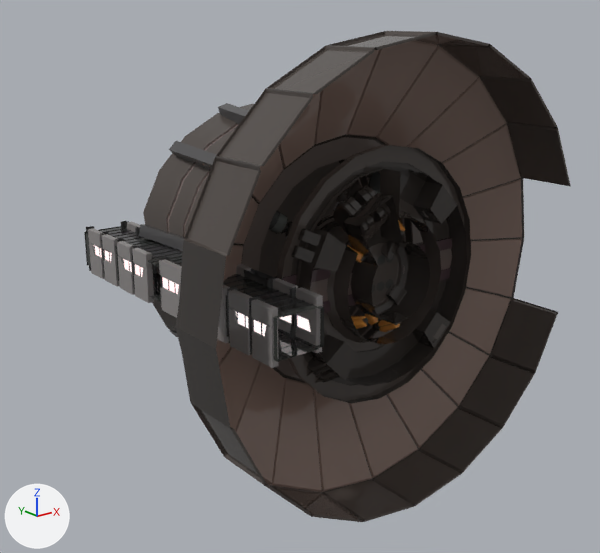
The FBX model Pogplant/Pogplant Driver/Resources/Models/Environment/Level_02_Segment_07.fbx, before and after one commit.
Before and after are seen from a 50 mm camera at (-907.0, -390.0, -278.0) aimed at (-433.0, 202.0, -515.0). Arrows for +X, +Y and +Z are at lower left; the lights stay in place. Where no turn or scale is listed for an object, it has been applied to the vertices. Vertices at the same position are counted once.

The first picture shows 'Level_02_Segment_07', 'Level_02_Segment_07_Rotate'.
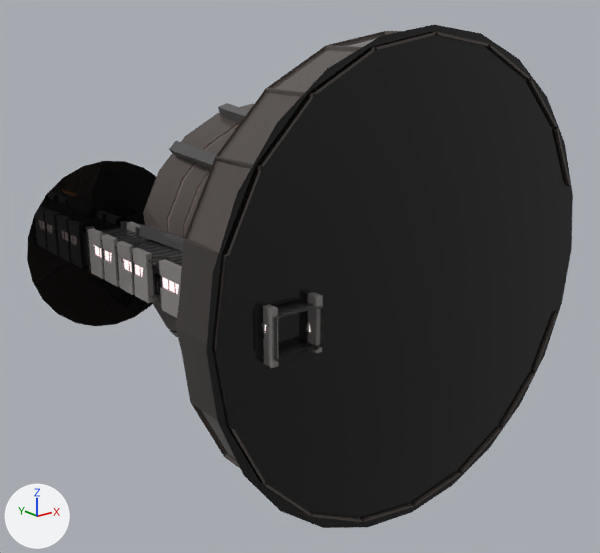
Location of each change, [x1, y1, x2, y2] in pixels of the pictures (600 x 553 px; the box of a moved part takes in the faces that stretch with it):
'Level_02_Segment_07', reshaped (12% wider)
    before: [84, 31, 571, 522]
    after: [27, 25, 573, 528]
part 1 of me_mesh, added (black)
    after: [27, 161, 156, 326]
part 2 of me_mesh, added (black)
    after: [206, 25, 573, 528]
part 3 of me_mesh, deleted
    before: [442, 248, 451, 270]
part 4 of me_mesh, moved or reshaped (not visible afterwards)
    before: [404, 238, 452, 283]
'Level_02_Segment_07_Rotate', unchanged, covered by the edit
    before: [277, 144, 471, 403]

Diff of the bpy script that builds the scene:
```diff
--- a/Pogplant/Pogplant Driver/Resources/Models/Environment/Level_02_Segment_07.fbx.py
+++ b/Pogplant/Pogplant Driver/Resources/Models/Environment/Level_02_Segment_07.fbx.py
@@ me_mesh @@
 # used by ob_level_02_segment_07; location = (0.0, 0.0, 0.0)
-me_mesh.from_pydata(...)  # 28401 vertices, 52191 faces; spans x -622.0..-211.0, y 46.0..356.0, z -700.0..-289.0
+me_mesh.from_pydata(...)  # 28367 vertices, 52083 faces; spans x -638.0..-205.0, y 46.0..356.0, z -707.0..-284.0
+# me_mesh part 1: a new loose piece of 61 vertices spanning x -638.0..-469.0, y 355.0, z -580.0..-411.0, in mat_material__6
+# me_mesh part 2: a new loose piece of 61 vertices spanning x -628.0..-205.0, y 60.0, z -707.0..-284.0, in mat_material__6
+# me_mesh part 3: the loose piece of 52 vertices spanning x -334.0..-323.0, y 112.0..116.0, z -505.0..-485.0 is deleted
+# me_mesh part 4
+# 26 vertices in x -335.0..-334.0, y 112.0..116.0, z -505.0..-485.0 move by (3.0, 0.0, 0.0)
+# 8 vertices in x -302.0, y 111.0..118.0, z -515.0..-476.0 move by (-29.0, 0.0, 0.0)
 me_mesh.materials.append(mat_material__6)
```
